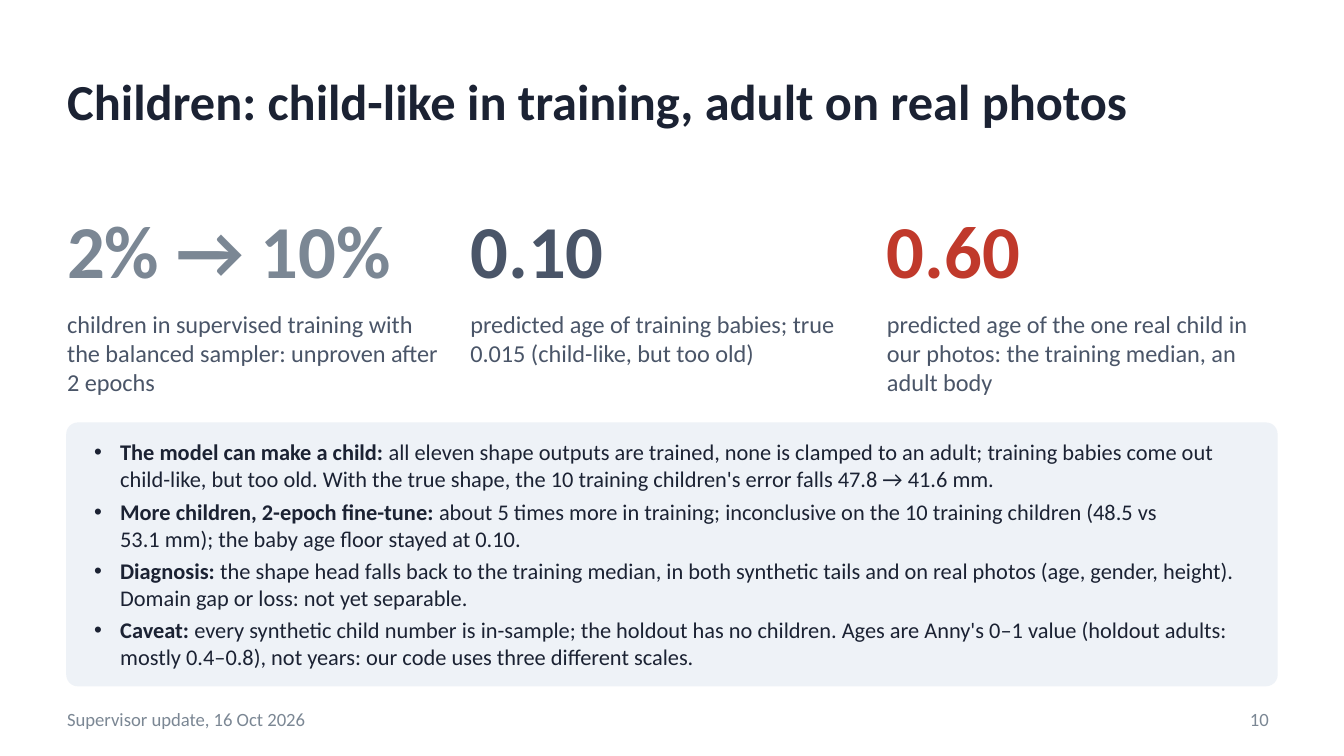
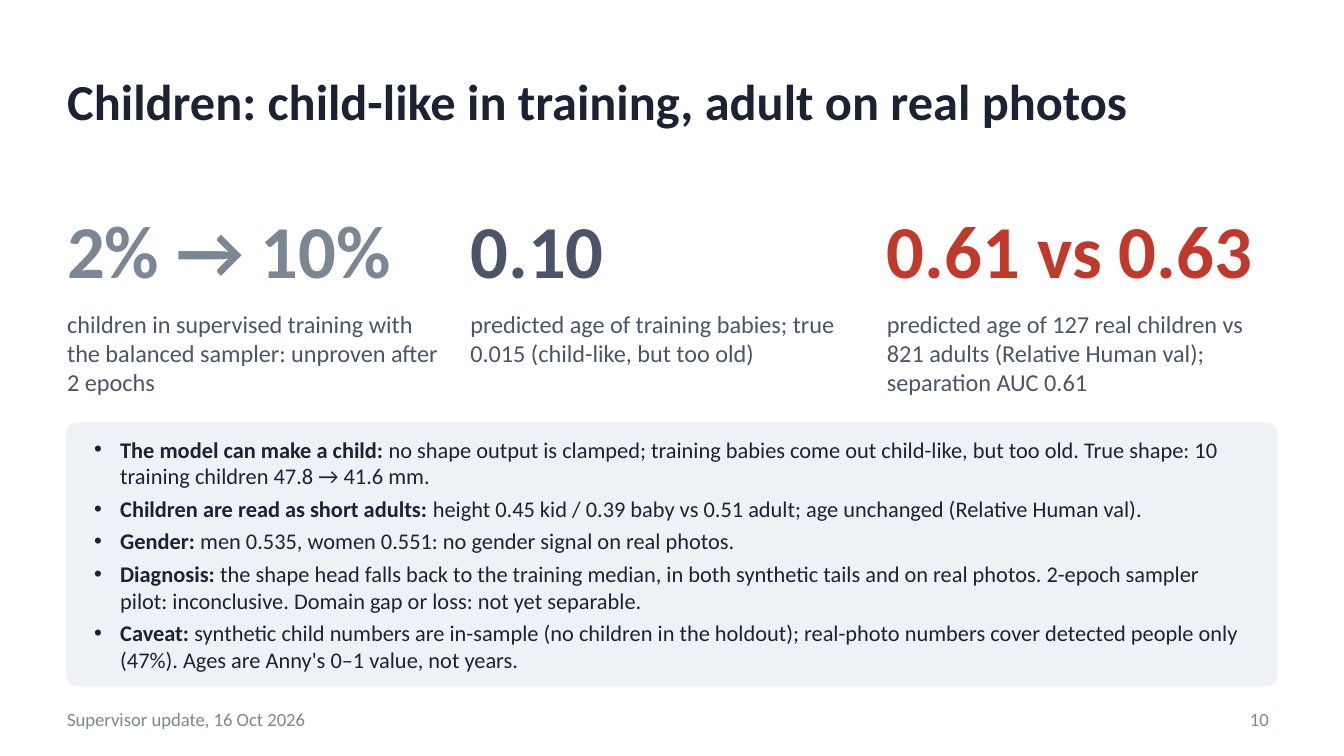
Before and after one commit to saadnajib/Multi-Person-Whole-Body-Human-Mesh-Recovery-in-a-Single-Shot-with-Annyone-dataset-and-3dpw-dataset, a slide deck: slide 10 of docs/supervisor_update_2026-10-16.pptx. Drawn at 1344x756 pixels with LibreOffice and Linux fonts; fonts in the diff are those of the drawing. Boxes give left, top, right and bottom in pixels: in the first picture for what was removed or moved away, otherwise in the second. Text is boxed around its words. In the diff, an @@ line names an element or a change of style, - is before the commit and + after.

```diff
--- a/docs/supervisor_update_2026-10-16.pptx
+++ b/docs/supervisor_update_2026-10-16.pptx
@@ text at (887, 227, 1252, 279): text changed @@
-0.60
+0.61 vs 0.63
@@ text at (887, 316, 1243, 395): text changed @@
-predicted age of the one real child in our photos: the training median, an adult body
+predicted age of 127 real children vs 821 adults (Relative Human val); separation AUC 0.61
@@ text at (120, 442, 1238, 672): text changed @@
-• The model can make a child: all eleven shape outputs are trained, none is clamped to an adult; training babies come out child-like, but too old. With the true shape, the 10 training children's error falls 47.8 → 41.6 mm.
-• More children, 2-epoch fine-tune: about 5 times more in training; inconclusive on the 10 training children (48.5 vs 53.1 mm); the baby age floor stayed at 0.10.
-• Diagnosis: the shape head falls back to the training median, in both synthetic tails and on real photos (age, gender, height). Domain gap or loss: not yet separable.
-• Caveat: every synthetic child number is in-sample; the holdout has no children. Ages are Anny's 0–1 value (holdout adults: mostly 0.4–0.8), not years: our code uses three different scales.
+• The model can make a child: no shape output is clamped; training babies come out child-like, but too old. True shape: 10 training children 47.8 → 41.6 mm.
+• Children are read as short adults: height 0.45 kid / 0.39 baby vs 0.51 adult; age unchanged (Relative Human val).
+• Gender: men 0.535, women 0.551: no gender signal on real photos.
+• Diagnosis: the shape head falls back to the training median, in both synthetic tails and on real photos. 2-epoch sampler pilot: inconclusive. Domain gap or loss: not yet separable.
+• Caveat: synthetic child numbers are in-sample (no children in the holdout); real-photo numbers cover detected people only (47%). Ages are Anny's 0–1 value, not years.
```
Also in this commit, not shown: 5 other slides changed, 2 other files.
